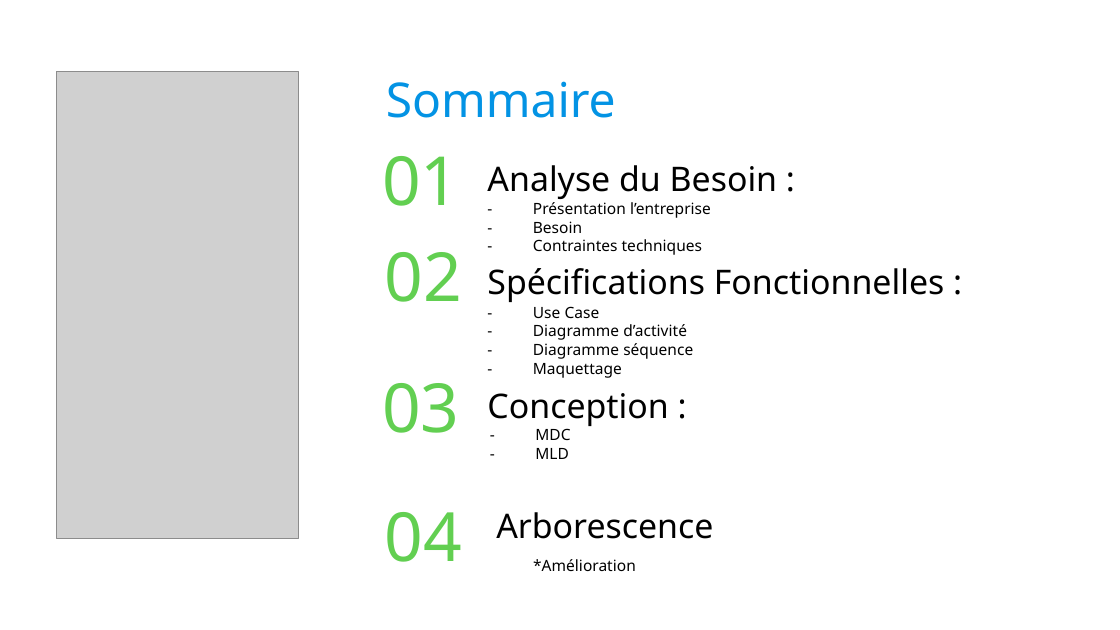
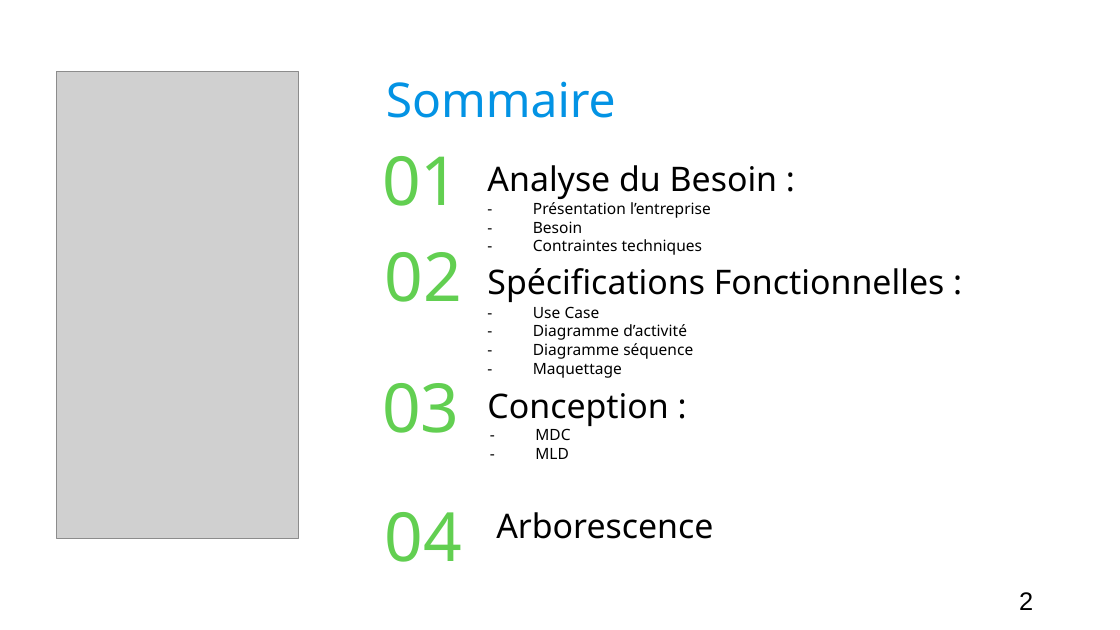
Before and after one commit to Georgie1502/Dossier, a slide deck: slide 2 of 3_Mon_Projet_Fil_Rouge/1_Cahier_des_charges/Presentation Batimelles.odp. Drawn at 1120x630 pixels with LibreOffice and Linux fonts; fonts in the diff are those of the drawing; grey boxes stand for pictures; background and template pictures are left out. Boxes give left, top, right and bottom in pixels: in the first picture for what was removed or moved away, otherwise in the second. Text is boxed around its words. In the diff, an @@ line names an element or a change of style, - is before the commit and + after.

```diff
--- a/3_Mon_Projet_Fil_Rouge/1_Cahier_des_charges/Presentation Batimelles.odp
+++ b/3_Mon_Projet_Fil_Rouge/1_Cahier_des_charges/Presentation Batimelles.odp
@@ text removed at [533, 559, 636, 571] @@
-*Amélioration
@@ page number added at [1019, 592, 1033, 610], 18 pt, text #000000 @@
+2
```
Also in this commit, not shown: 11 other slides changed, 1 slide added, 4 slides removed, 8 other files.
